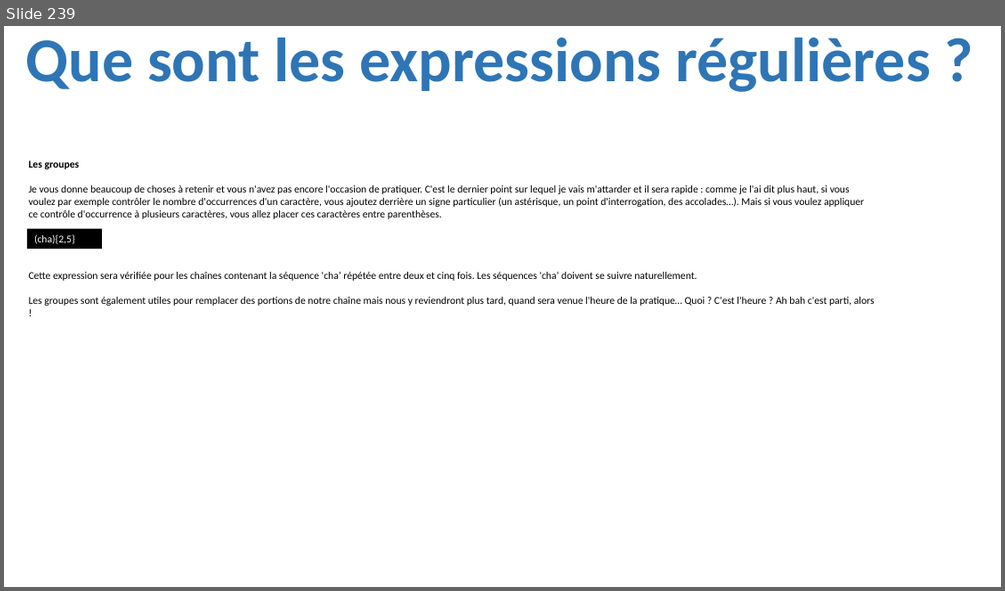
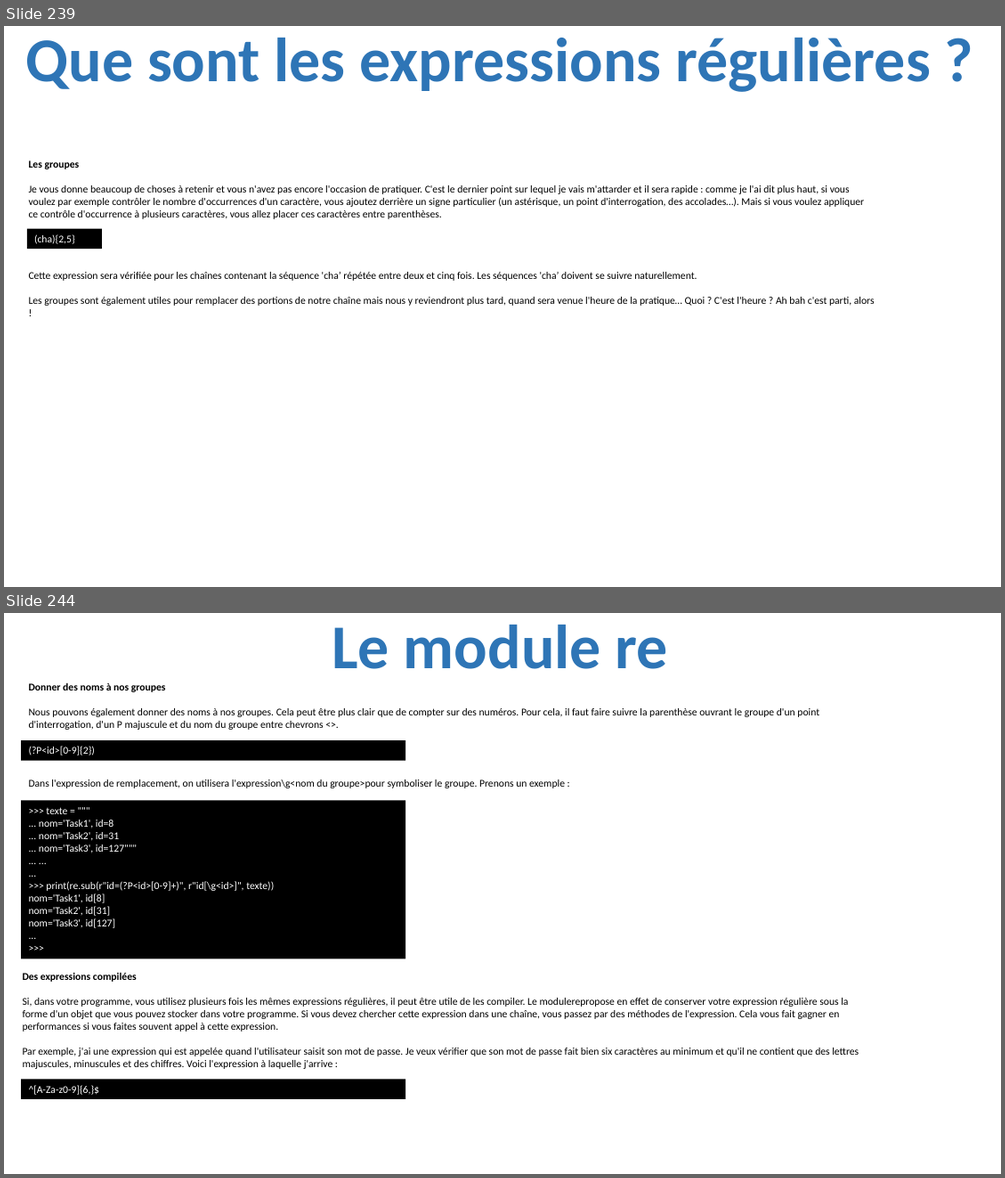
Before and after one commit to julienPalleau/PythonDoc, a slide deck: Python-resume.pptx. Shown one above the other, each under a label of ours: slide 239 before the commit, slides 239 and 244 after it; the slides between them are not shown. The pictures are 1005x591 and 1005x1178 pixels, drawn with LibreOffice and Linux fonts; fonts in the diff are those of the drawing. Boxes give left, top, right and bottom in pixels: in the first picture for what was removed or moved away, otherwise in the second. Text is boxed around its words. In the diff, an @@ line names an element or a change of style, - is before the commit and + after.

Commit message:
added expressions regulieres

```diff
--- a/Python-resume.pptx
+++ b/Python-resume.pptx
@@ slide 244 added at box(4, 613, 1001, 1174), background #FFFFFF @@
@@ title added at box(332, 625, 668, 669), 60 pt, text #2E75B6, bold @@
+Le module re
@@ text added at box(29, 682, 819, 730), 10 pt, text #000000 @@
+Donner des noms à nos groupes
+Nous pouvons également donner des noms à nos groupes. Cela peut être plus clair que de compter sur des numéros. Pour cela, il faut faire suivre la parenthèse ouvrant le groupe d'un point d'interrogation, d'un P majuscule et du nom du groupe entre chevrons <>.
@@ rectangle added at box(21, 740, 405, 761), fill #000000, 10 pt, text #FFFFFF @@
+(?P<id>[0-9]{2})
@@ text added at box(29, 779, 565, 788), 10 pt, text #000000 @@
+Dans l'expression de remplacement, on utilisera l'expression\g<nom du groupe>pour symboliser le groupe. Prenons un exemple :
@@ rectangle added at box(21, 800, 405, 958), fill #000000, 10 pt, text #FFFFFF @@
+>>> texte = """
+... nom='Task1', id=8
+... nom='Task2', id=31
+... nom='Task3', id=127"""
+... ...
+...
+>>> print(re.sub(r"id=(?P<id>[0-9]+)", r"id[\g<id>]", texte))
+nom='Task1', id[8]
+nom='Task2', id[31]
+nom='Task3', id[127]
+...
+>>>
@@ text added at box(23, 973, 858, 1069), 10 pt, text #000000 @@
+Des expressions compilées
+Si, dans votre programme, vous utilisez plusieurs fois les mêmes expressions régulières, il peut être utile de les compiler. Le modulerepropose en effet de conserver votre expression régulière sous la forme d'un objet que vous pouvez stocker dans votre programme. Si vous devez chercher cette expression dans une chaîne, vous passez par des méthodes de l'expression. Cela vous fait gagner en performances si vous faites souvent appel à cette expression.
+Par exemple, j'ai une expression qui est appelée quand l'utilisateur saisit son mot de passe. Je veux vérifier que son mot de passe fait bien six caractères au minimum et qu'il ne contient que des lettres majuscules, minuscules et des chiffres. Voici l'expression à laquelle j'arrive :
@@ rectangle added at box(21, 1078, 405, 1099), fill #000000, 10 pt, text #FFFFFF @@
+^[A-Za-z0-9]{6,}$
```
Also in this commit, not shown: 6 other slides added, 1 slide removed.
